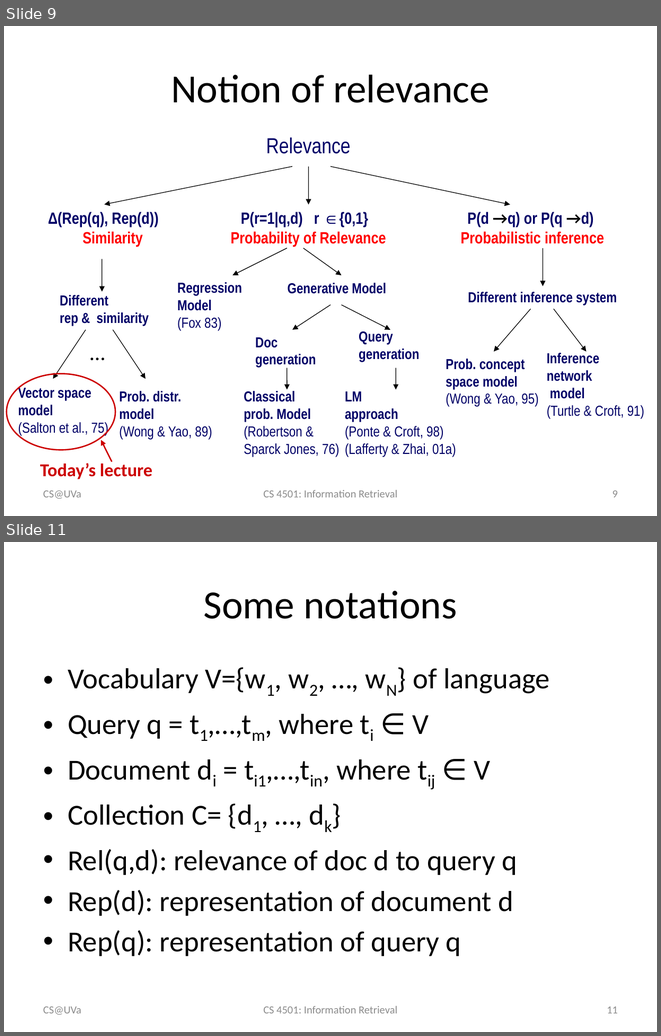
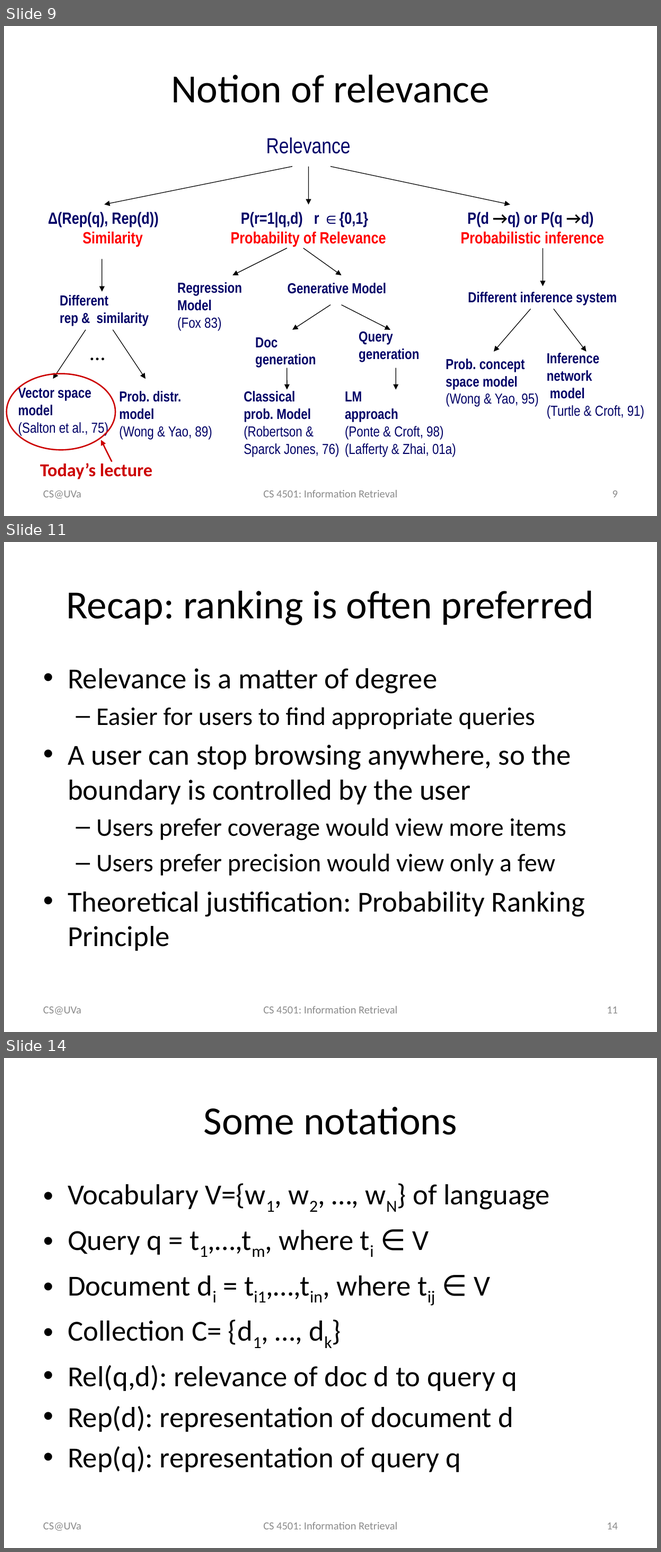
Before and after one commit to wang296/IR2015, a slide deck: docs/Boolean&VS model.pptx. Shown one above the other, each under a label of ours: slides 9 and 11 before the commit, slides 9, 11 and 14 after it; the slides between them are not shown. The pictures are 661x1036 and 661x1552 pixels, drawn with LibreOffice and Linux fonts; fonts in the diff are those of the drawing. Boxes give left, top, right and bottom in pixels: in the first picture for what was removed or moved away, otherwise in the second. Text is boxed around its words. In the diff, an @@ line names an element or a change of style, - is before the commit and + after.

```diff
--- a/docs/Boolean&VS model.pptx
+++ b/docs/Boolean&VS model.pptx
@@ slide 11 added at <box>4,542,657,1032</box>, background #FFFFFF @@
@@ title added at <box>66,590,594,625</box>, 44 pt, text #000000 @@
+Recap: ranking is often preferred
@@ text added at <box>68,668,585,951</box>, 32 pt, text #000000 @@
+• Relevance is a matter of degree
+  – Easier for users to find appropriate queries
+• A user can stop browsing anywhere, so the boundary is controlled by the user
+  – Users prefer coverage would view more items
+  – Users prefer precision would view only a few
+• Theoretical justification: Probability Ranking Principle
@@ text added at <box>43,1006,81,1014</box>, 12 pt, text #8C8C8C @@
+CS@UVa
@@ text added at <box>263,1006,397,1013</box>, 12 pt, text #8C8C8C @@
+CS 4501: Information Retrieval
@@ page number added at <box>607,1006,618,1013</box>, 12 pt, text #8C8C8C @@
+11
@@ what was slide 11 is now slide 14 @@
@@ page number at <box>607,1522,618,1529</box>: text changed @@
-11
+14
```
Also in this commit, not shown: 4 slides changed, 3 other slides added, 4 other files.
